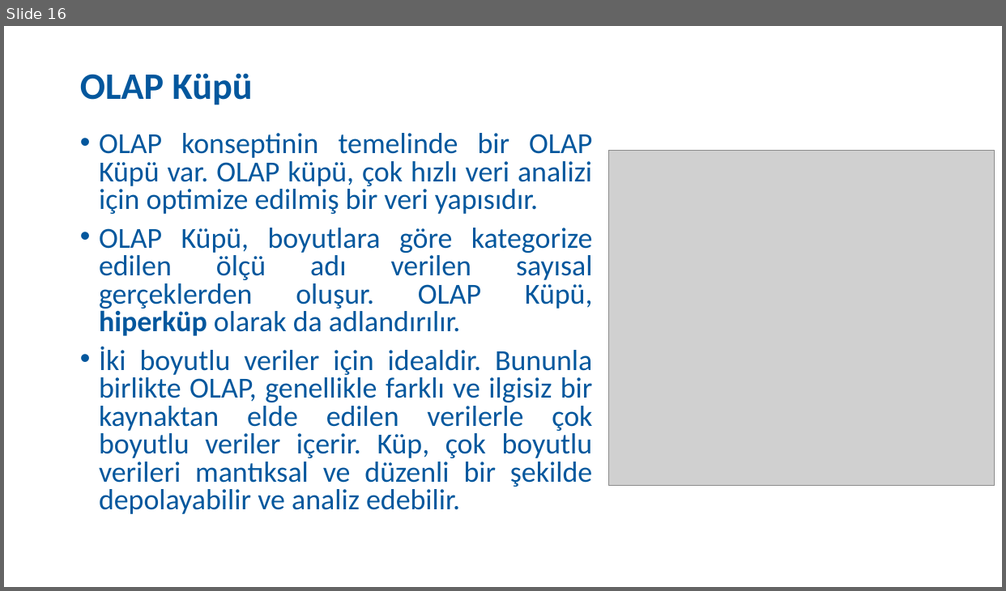
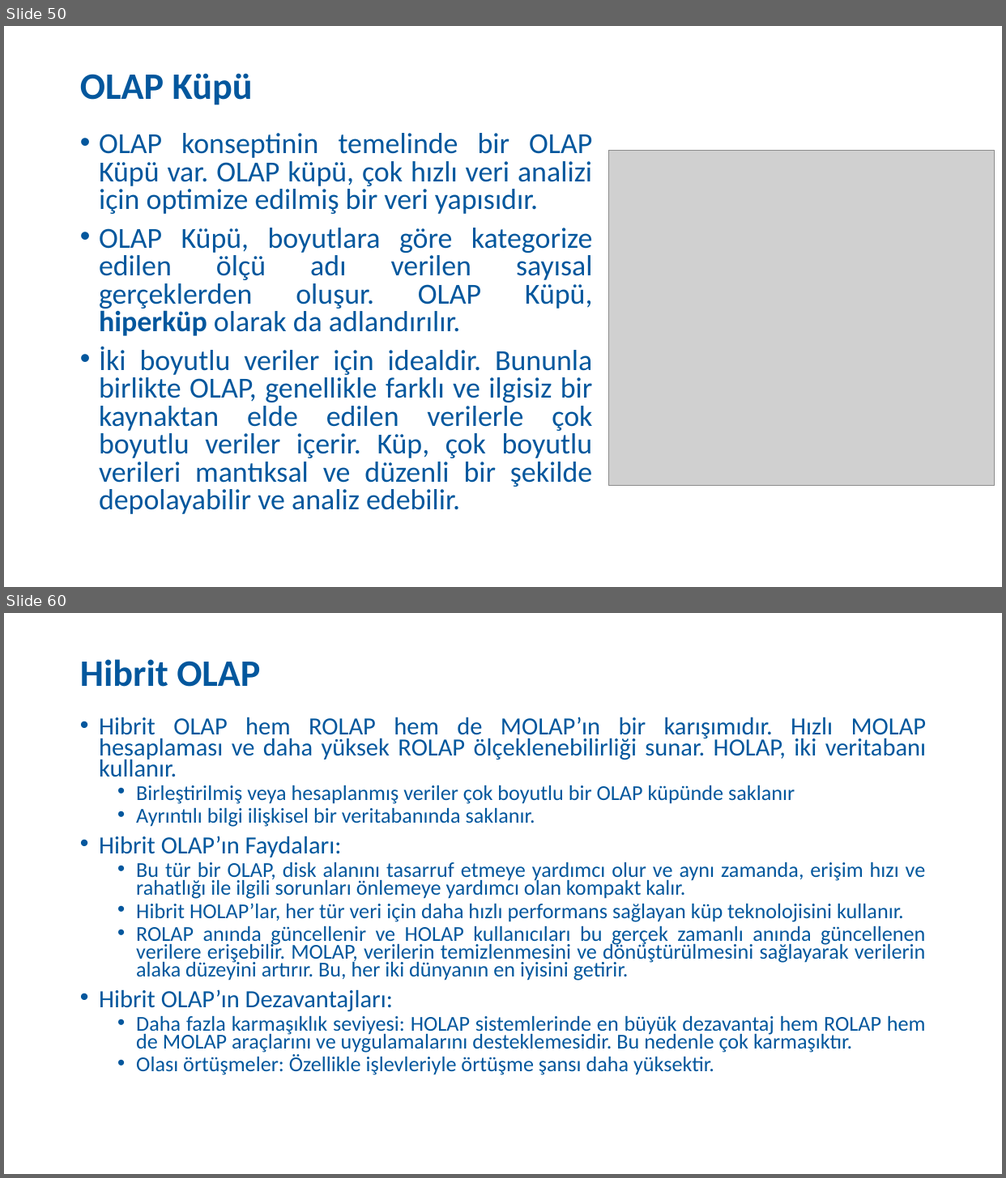
Before and after one commit to SevdanurGENC/Data-Modeling-Techniques-Lecture-Notes, a slide deck: Slides/VeriModellemeTeknikleri02Gun.pptx. Shown one above the other, each under a label of ours: slide 16 before the commit, slides 50 and 60 after it; the slides between them are not shown. The pictures are 1006x591 and 1006x1178 pixels, drawn with LibreOffice and Linux fonts; fonts in the diff are those of the drawing; grey boxes stand for pictures. Boxes give left, top, right and bottom in pixels: in the first picture for what was removed or moved away, otherwise in the second. Text is boxed around its words. In the diff, an @@ line names an element or a change of style, - is before the commit and + after.

```diff
--- a/Slides/VeriModellemeTeknikleri02Gun.pptx
+++ b/Slides/VeriModellemeTeknikleri02Gun.pptx
@@ slide 60 added at bbox=[4, 613, 1002, 1174], background #FFFFFF @@
@@ title added at bbox=[80, 659, 260, 687], 36 pt, text #03579D, bold @@
+Hibrit OLAP
@@ text added at bbox=[99, 717, 927, 1076], 20.4 pt, text #03579D @@
+• Hibrit OLAP hem ROLAP hem de MOLAP’ın bir karışımıdır. Hızlı MOLAP hesaplaması ve daha yüksek ROLAP ölçeklenebilirliği sunar. HOLAP, iki veritabanı kullanır.
+  • Birleştirilmiş veya hesaplanmış veriler çok boyutlu bir OLAP küpünde saklanır
+  • Ayrıntılı bilgi ilişkisel bir veritabanında saklanır.
+• Hibrit OLAP’ın Faydaları:
+  • Bu tür bir OLAP, disk alanını tasarruf etmeye yardımcı olur ve aynı zamanda, erişim hızı ve rahatlığı ile ilgili sorunları önlemeye yardımcı olan kompakt kalır.
+  • Hibrit HOLAP’lar, her tür veri için daha hızlı performans sağlayan küp teknolojisini kullanır.
+  • ROLAP anında güncellenir ve HOLAP kullanıcıları bu gerçek zamanlı anında güncellenen verilere erişebilir. MOLAP, verilerin temizlenmesini ve dönüştürülmesini sağlayarak verilerin alaka düzeyini artırır. Bu, her iki dünyanın en iyisini getirir.
+• Hibrit OLAP’ın Dezavantajları:
+  • Daha fazla karmaşıklık seviyesi: HOLAP sistemlerinde en büyük dezavantaj hem ROLAP hem de MOLAP araçlarını ve uygulamalarını desteklemesidir. Bu nedenle çok karmaşıktır.
+  • Olası örtüşmeler: Özellikle işlevleriyle örtüşme şansı daha yüksektir.
@@ what was slide 16 is now slide 50 @@
```
Also in this commit, not shown: 15 slides changed, 84 other slides added, 14 slides removed.
